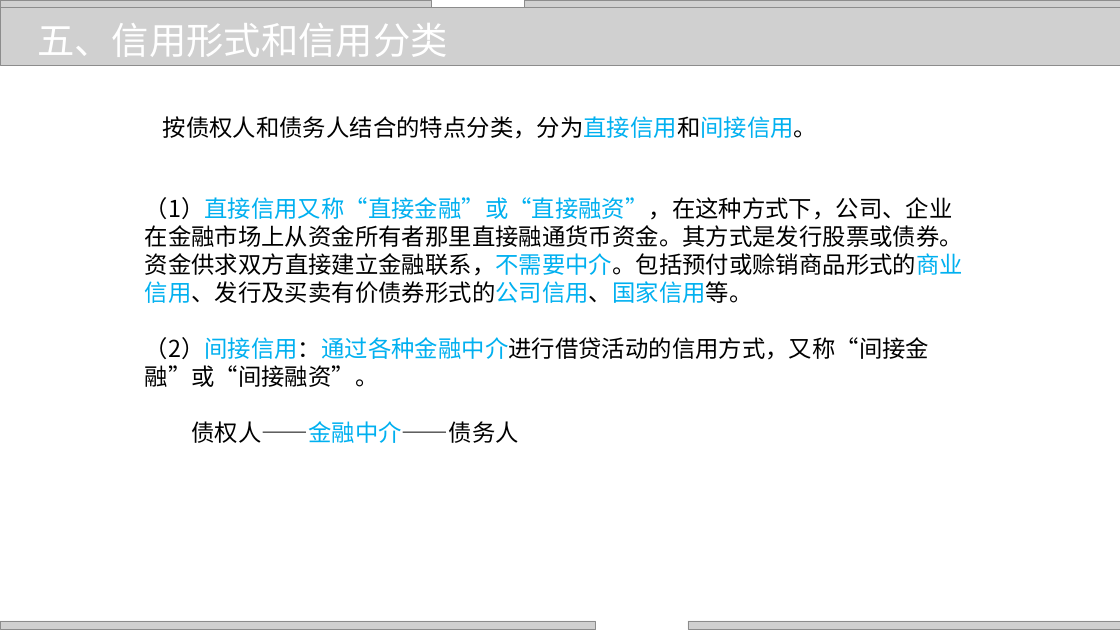
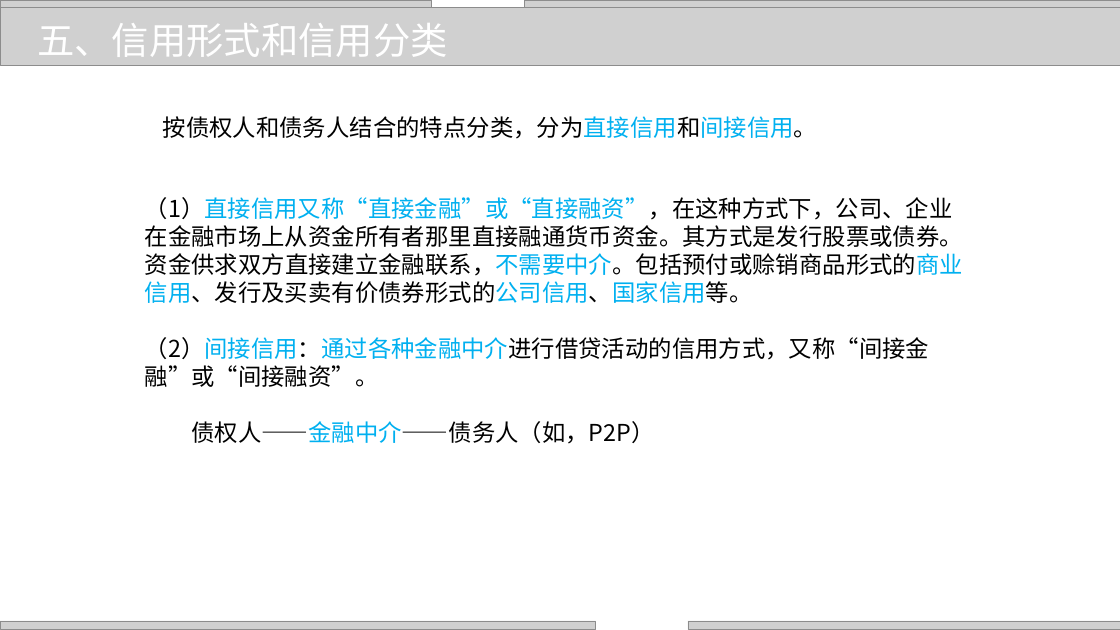
Before and after one commit to zhangjianzhang/internet_credit, a slide deck: slide 11 of files/slides/lecture_1.pptx (slide 12 before the commit). Drawn at 1120x630 pixels with LibreOffice and Linux fonts; fonts in the diff are those of the drawing; grey boxes stand for pictures; background and template pictures are left out. Boxes give left, top, right and bottom in pixels: in the first picture for what was removed or moved away, otherwise in the second. Text is boxed around its words. In the diff, an @@ line names an element or a change of style, - is before the commit and + after.

```diff
--- a/files/slides/lecture_1.pptx
+++ b/files/slides/lecture_1.pptx
@@ text at (x1=191, y1=421, x2=654, y2=444): text changed @@
-债权人——金融中介——债务人
+债权人——金融中介——债务人（如，P2P）
```
Also in this commit, not shown: 3 other slides changed, 1 slide removed, 9 other files.
